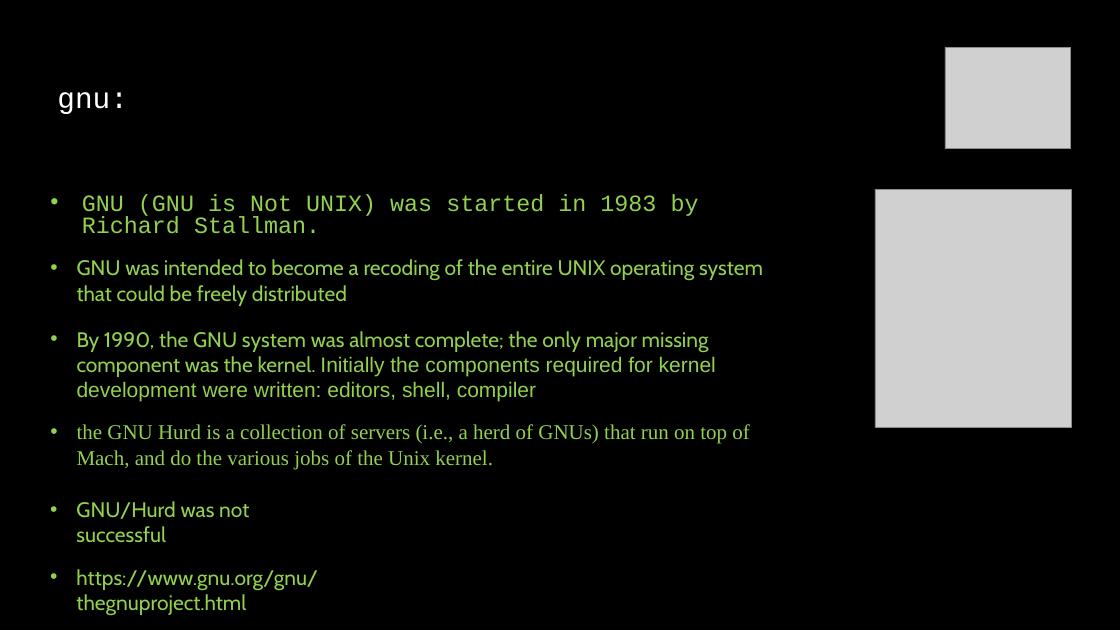
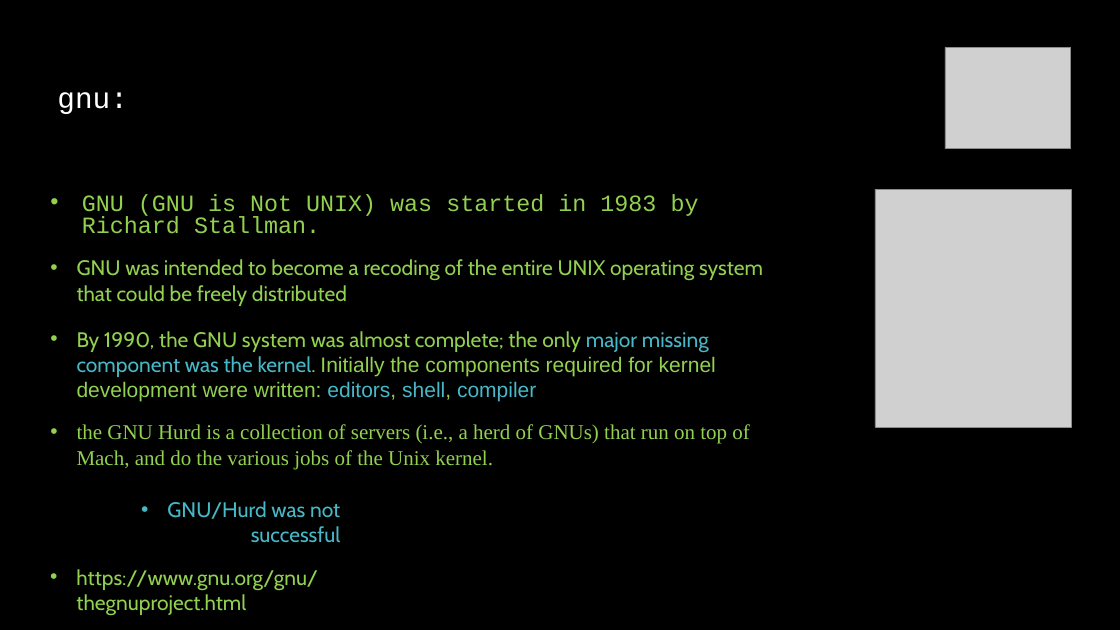
Before and after one commit to linuxfestival/introduction-to-linux-resources, a slide deck: slide 9 of PowerPoint/amirkabir_linux_festival.pptx. Drawn at 1120x630 pixels with LibreOffice and Linux fonts; fonts in the diff are those of the drawing; grey boxes stand for pictures. Boxes give left, top, right and bottom in pixels: in the first picture for what was removed or moved away, otherwise in the second. Text is boxed around its words. In the diff, an @@ line names an element or a change of style, - is before the commit and + after.

```diff
--- a/PowerPoint/amirkabir_linux_festival.pptx
+++ b/PowerPoint/amirkabir_linux_festival.pptx
@@ text "By 1990, the GNU system ..." at (77,331,716,402): text colour #92D050 to #47B8C7 in "major missing component was the kernel. editors, ..." @@
@@ text "GNU/Hurd was not successful" at (167,501,341,542): text colour #92D050 to #47B8C7; alignment left to right @@
```
Also in this commit, not shown: 2 other slides changed, 1 other file.
